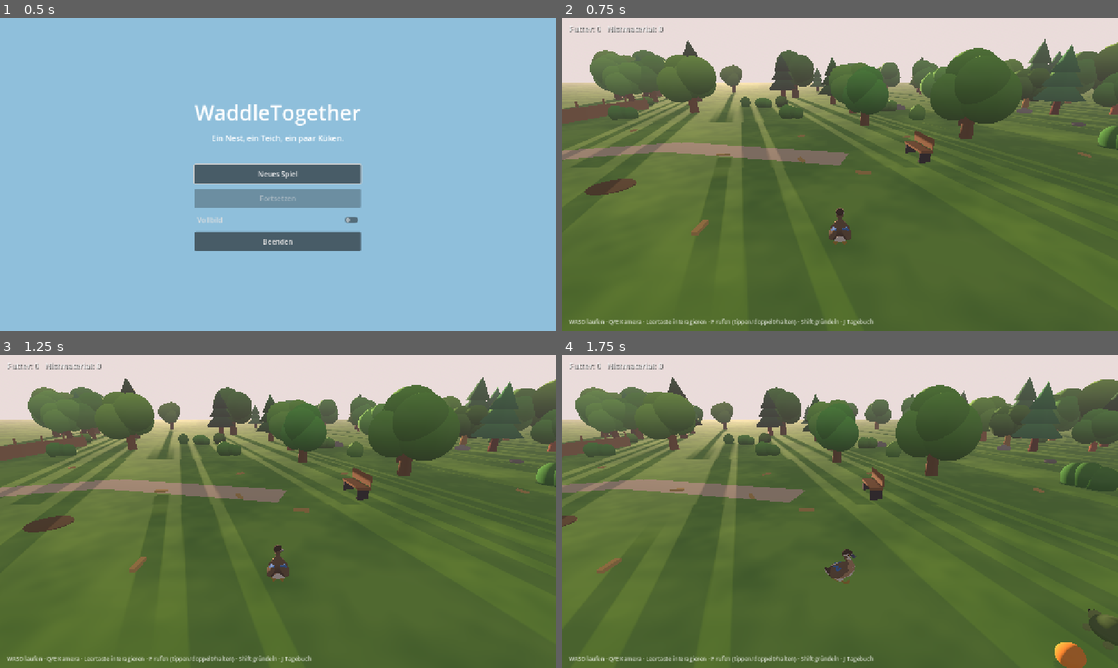
Above: before the commit, frames 1-4 (two rows, left to right).
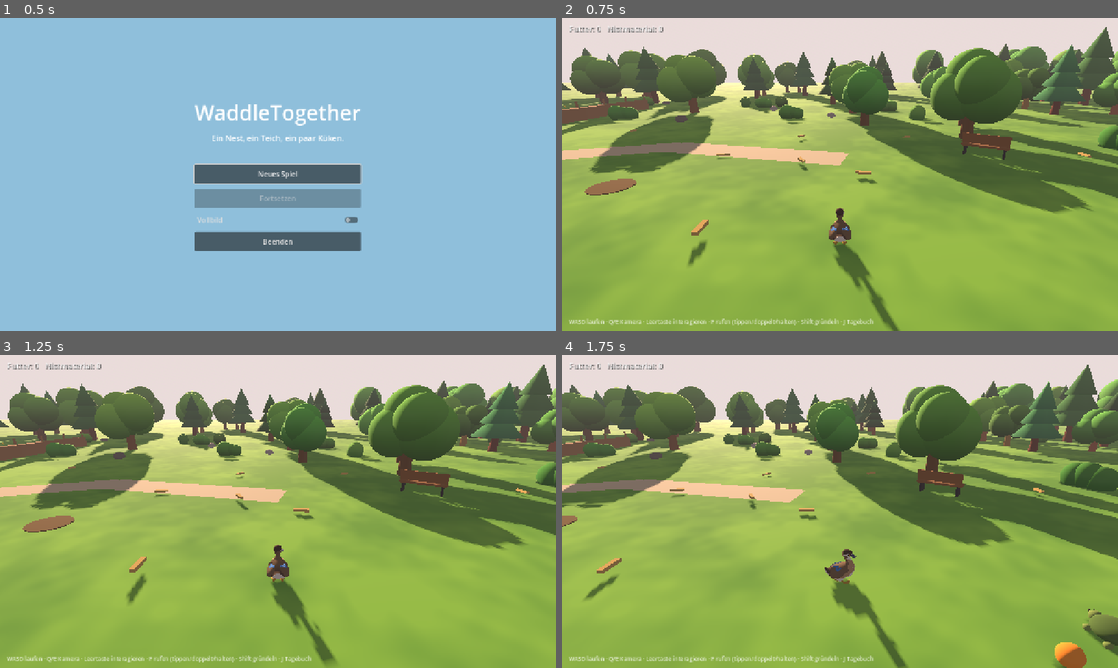
Above: after the commit, the same moments.

Repository: christophrus/WaddleTogether5
Game: Godot game, scene res://game/ui/main_menu.tscn
The game is run twice, just before and just after one commit, with the same random seed, the same clock (stepped at 60 frames per second) and the same inputs.
Inputs:
- Up to frame 1 (0.5 s): no input
- Up to frame 2 (0.75 s): click "Neues Spiel" at 0.5 s
- Up to frame 3 (1.25 s): no input
- Up to frame 4 (1.75 s): hold D (move_right) from 1.28 s (still down); hold F (call) from 1.28 s (still down)

Frame 1 is identical in both runs. In frame 2, 67% of the frame differs, in the area x 0-100%, y 2-100%; in frame 3, 68%, in the area x 0-100%, y 3-100%; in frame 4, 65%.

Commit message:
Fix Curve clamping of sun angle/energy; moonlit night; meadow flowers; notes
Godot's Curve clamps samples to [0,1] by default, which squashed the sun
angle to about one degree all day (endless shadows, boulders read as discs)
and capped light energy. Night now keeps a readable moonlit floor with the
light held above the horizon. Rocks rebuilt as half-buried lumps, dandelion-
style flowers scattered in the meadow, debug prop dumper added. New traps
recorded in NOTES-DURCHLAUF-2.md.

Co-Authored-By: Claude Fable 5.1 <noreply@anthropic.com>

Diff:
--- a/game/autoload/daytime.gd
+++ b/game/autoload/daytime.gd
@@ -20,13 +20,23 @@
 
 func _ready() -> void:
 	_add_points(_sun_angle, [[0.0, -30.0], [0.25, 10.0], [0.5, 60.0], [0.78, 8.0], [1.0, -30.0]])
-	_add_points(_light_energy, [[0.0, 0.08], [0.22, 0.6], [0.5, 1.2], [0.78, 0.6], [0.86, 0.08], [1.0, 0.08]])
-	_set_gradient(_light_color, [[0.0, Color(0.35, 0.4, 0.7)], [0.22, Color(1.0, 0.75, 0.55)], [0.5, Color(1.0, 0.97, 0.9)], [0.78, Color(1.0, 0.6, 0.4)], [0.88, Color(0.35, 0.4, 0.7)], [1.0, Color(0.35, 0.4, 0.7)]])
+	# Night never goes fully dark: a cosy game needs a readable moonlit floor.
+	_add_points(_light_energy, [[0.0, 0.28], [0.22, 0.6], [0.5, 1.2], [0.78, 0.6], [0.86, 0.28], [1.0, 0.28]])
+	_set_gradient(_light_color, [[0.0, Color(0.55, 0.62, 0.9)], [0.22, Color(1.0, 0.75, 0.55)], [0.5, Color(1.0, 0.97, 0.9)], [0.78, Color(1.0, 0.6, 0.4)], [0.88, Color(0.55, 0.62, 0.9)], [1.0, Color(0.55, 0.62, 0.9)]])
 	_set_gradient(_sky_color, [[0.0, Color(0.06, 0.07, 0.16)], [0.22, Color(0.85, 0.6, 0.5)], [0.5, Color(0.55, 0.75, 0.95)], [0.78, Color(0.9, 0.5, 0.35)], [0.88, Color(0.06, 0.07, 0.16)], [1.0, Color(0.06, 0.07, 0.16)]])
-	_set_gradient(_ambient_color, [[0.0, Color(0.12, 0.14, 0.3)], [0.22, Color(0.6, 0.5, 0.5)], [0.5, Color(0.7, 0.8, 0.9)], [0.78, Color(0.6, 0.45, 0.4)], [0.88, Color(0.12, 0.14, 0.3)], [1.0, Color(0.12, 0.14, 0.3)]])
+	_set_gradient(_ambient_color, [[0.0, Color(0.26, 0.3, 0.5)], [0.22, Color(0.6, 0.5, 0.5)], [0.5, Color(0.7, 0.8, 0.9)], [0.78, Color(0.6, 0.45, 0.4)], [0.88, Color(0.26, 0.3, 0.5)], [1.0, Color(0.26, 0.3, 0.5)]])
 	_was_night = is_night()
 
 func _add_points(c: Curve, points: Array) -> void:
+	# Curve clamps samples to [min_value, max_value], which default to [0, 1]. Without
+	# widening them the sun angle (-30..60°) and energy (up to 1.2) get silently squashed.
+	var lo := INF
+	var hi := -INF
+	for p in points:
+		lo = minf(lo, p[1])
+		hi = maxf(hi, p[1])
+	c.min_value = lo
+	c.max_value = hi
 	for p in points:
 		c.add_point(Vector2(p[0], p[1]))
 
@@ -76,7 +86,11 @@
 	var t := GameState.day_time
 	if _light != null and is_instance_valid(_light):
 		# rotation_degrees on purpose: hand-written basis matrices bit us once (8.A.1).
-		_light.rotation_degrees = Vector3(-_sun_angle.sample(t), -35.0 + 180.0 * t, 0.0)
+		# Below the horizon the same light stands in for the moon: keep it above 25° so
+		# the floor is lit from above instead of from underneath.
+		var elevation := _sun_angle.sample(t)
+		elevation = maxf(elevation, 25.0 if is_night() else 6.0)
+		_light.rotation_degrees = Vector3(-elevation, -35.0 + 180.0 * t, 0.0)
 		_light.light_color = _light_color.sample(t)
 		_light.light_energy = _light_energy.sample(t)
 	if _env != null:
--- a/game/tests/daytime_warmth_test.gd
+++ b/game/tests/daytime_warmth_test.gd
@@ -26,7 +26,11 @@
 	check_eq(dawns[0], 1, "dawn_broke emitted when the day wraps")
 	check_eq(GameState.day_index, day_before + 1, "day index advanced")
 	check(GameState.day_time < 0.1, "time wrapped around", GameState.day_time)
-	check(p.sun.light_energy < 0.2, "sun is dim right after midnight", p.sun.light_energy)
+	# Night is moonlit on purpose (readable floor), so "dim" means well below noon.
+	check(p.sun.light_energy < 0.4, "sun is dim right after midnight", p.sun.light_energy)
+	Daytime.set_time(0.5)
+	check(p.sun.light_energy > 1.0, "sun is bright at noon", p.sun.light_energy)
+	Daytime.set_time(0.9)
 
 	# Warmth: a follower stuck far away peeps at night; silent once the mother is near.
 	var brood := await bootstrap_brood(main, 1)
--- a/game/world/decoration.gd
+++ b/game/world/decoration.gd
@@ -33,6 +33,7 @@
 	_scatter("rock", 24, 36.0)
 	_scatter_reeds(34)
 	_scatter_lilies(9)
+	_scatter_meadow_flowers(60)
 	_place_anchored("bench", Vector2(-4.0, 14.0))
 	_place_anchored("bench", Vector2(14.0, -4.0))
 	_build_horizon_ring()
@@ -117,6 +118,16 @@
 			_spawn("reed", p)
 			break
 
+## The meadow east of the gate is where the dandelions grow (5.10 seed for later).
+func _scatter_meadow_flowers(count: int) -> void:
+	for i in count:
+		for attempt in 30:
+			var p := Vector2(_rng.randf_range(22.0, 38.0), _rng.randf_range(-20.0, 30.0))
+			if not is_free(p, 0.5):
+				continue
+			_spawn("flower", p)
+			break
+
 func _scatter_lilies(count: int) -> void:
 	for i in count:
 		var a := _rng.randf() * TAU
@@ -150,6 +161,7 @@
 		"rock": return 0.6
 		"bench": return 1.4
 		"reed": return 0.25
+		"flower": return 0.5
 	return 0.5
 
 # --- Builders ------------------------------------------------------------------
@@ -164,6 +176,7 @@
 		"rock": root = _rock()
 		"bench": root = _bench()
 		"reed": root = _reed()
+		"flower": root = _flower()
 		"lily": root = _lily(); y = _park.WATER_SURFACE_Y + 0.09  # above the ripple amplitude
 		_: return
 	root.position = Vector3(p.x, y, p.y)
@@ -268,13 +281,39 @@
 	return root
 
 func _rock() -> Node3D:
-	var root := Node3D.new()
+	# A boulder sits half-buried but must still read as a lump, not a disc: keep the
+	# sphere nearly round and sink only a third of it.
+	var root := Node3D.new()
+	var r := _rng.randf_range(0.3, 0.6)
 	var sph := SphereMesh.new()
-	var r := _rng.randf_range(0.3, 0.7)
 	sph.radius = r
-	sph.height = r * 1.3
-	var mi := _mesh(root, sph, _plain_material(_jitter(Color(0.5, 0.5, 0.48), 0.01, 0.1)), Vector3(0, r * 0.3, 0))
-	mi.scale = Vector3(1.0, 0.7, _rng.randf_range(0.7, 1.3))
+	sph.height = r * 1.7
+	var mi := _mesh(root, sph, _plain_material(_jitter(Color(0.52, 0.51, 0.48), 0.01, 0.12)), Vector3(0, r * 0.45, 0))
+	mi.scale = Vector3(1.0, 0.85, _rng.randf_range(0.8, 1.3))
+	mi.rotation.y = _rng.randf() * TAU
+	if _rng.randf() < 0.5:
+		var small := SphereMesh.new()
+		small.radius = r * 0.45
+		small.height = r * 0.8
+		_mesh(root, small, _plain_material(_jitter(Color(0.5, 0.5, 0.47), 0.01, 0.12)), Vector3(r * 0.9, r * 0.2, r * 0.3))
+	return root
+
+func _flower() -> Node3D:
+	var root := Node3D.new()
+	var stalk_mat := _foliage_material(Color(0.25, 0.45, 0.15), Color(0.45, 0.65, 0.25), 0.2, 0.1)
+	var petal_col: Color = [Color(0.98, 0.85, 0.2), Color(0.98, 0.98, 0.95), Color(0.9, 0.55, 0.75)][_rng.randi_range(0, 2)]
+	for i in _rng.randi_range(3, 6):
+		var off := Vector3(_rng.randf_range(-0.35, 0.35), 0.0, _rng.randf_range(-0.35, 0.35))
+		var h := _rng.randf_range(0.25, 0.45)
+		var stalk := CylinderMesh.new()
+		stalk.top_radius = 0.012
+		stalk.bottom_radius = 0.018
+		stalk.height = h
+		_mesh(root, stalk, stalk_mat, off + Vector3(0, h / 2.0, 0))
+		var head := SphereMesh.new()
+		head.radius = 0.05
+		head.height = 0.08
+		_mesh(root, head, _plain_material(_jitter(petal_col, 0.02, 0.1)), off + Vector3(0, h + 0.03, 0))
 	return root
 
 func _bench() -> Node3D:
--- /dev/null
+++ b/tools/dump_props.gd
@@ -0,0 +1,34 @@
+extends Node
+## Debug helper: boots the park and lists decoration props inside an XZ box with the
+## world-space AABB of their meshes. Usage (headless is fine):
+##   WADDLE_BOX="20,40,-10,20" godot --headless --path . res://tools/dump_props.tscn
+
+func _ready() -> void:
+	GameState.reset()
+	var main = load("res://game/main/game.tscn").instantiate()
+	add_child(main)
+	await get_tree().process_frame
+	var box := OS.get_environment("WADDLE_BOX").split(",")
+	var x0 := float(box[0]) if box.size() == 4 else -40.0
+	var x1 := float(box[1]) if box.size() == 4 else 40.0
+	var z0 := float(box[2]) if box.size() == 4 else -40.0
+	var z1 := float(box[3]) if box.size() == 4 else 40.0
+	var deco: Node3D = main.park.get_node("Decoration")
+	for e in deco.placed:
+		var p: Vector2 = e["pos"]
+		if p.x < x0 or p.x > x1 or p.y < z0 or p.y > z1:
+			continue
+		var node: Node3D = null
+		for c in deco.get_children():
+			if c is Node3D and Vector2(c.position.x, c.position.z).distance_to(p) < 0.01:
+				node = c
+				break
+		var aabb := AABB()
+		var first := true
+		if node != null:
+			for mi in node.find_children("*", "MeshInstance3D", true, false):
+				var a: AABB = mi.global_transform * mi.mesh.get_aabb()
+				aabb = a if first else aabb.merge(a)
+				first = false
+		print("%-10s at %s  aabb pos=%s size=%s" % [e["kind"], p, aabb.position, aabb.size])
+	get_tree().quit()
--- /dev/null
+++ b/tools/dump_props.tscn
@@ -0,0 +1,6 @@
+[gd_scene load_steps=2 format=3]
+
+[ext_resource type="Script" path="res://tools/dump_props.gd" id="1"]
+
+[node name="DumpProps" type="Node"]
+script = ExtResource("1")
--- a/tools/screenshot.gd
+++ b/tools/screenshot.gd
@@ -43,6 +43,11 @@
 		"ground":
 			park.mother.spring_arm.spring_length = 3.5
 			park.mother.spring_arm.rotation_degrees.x = -55.0
+		"rock":
+			# A known rock from the deterministic scatter (see tools/dump_props.gd).
+			park.mother.teleport(Vector3(26.6, 0.6, -0.8))
+			park.mother.spring_arm.spring_length = 3.0
+			park.mother.spring_arm.rotation_degrees.x = -30.0
 		"meadow": park.mother.teleport(Vector3(17.0, 0.6, 2.0))
 		"forest": park.mother.teleport(Vector3(0.0, 0.6, -19.0))
 		"night":
Not shown, added: NOTES-DURCHLAUF-2.md
